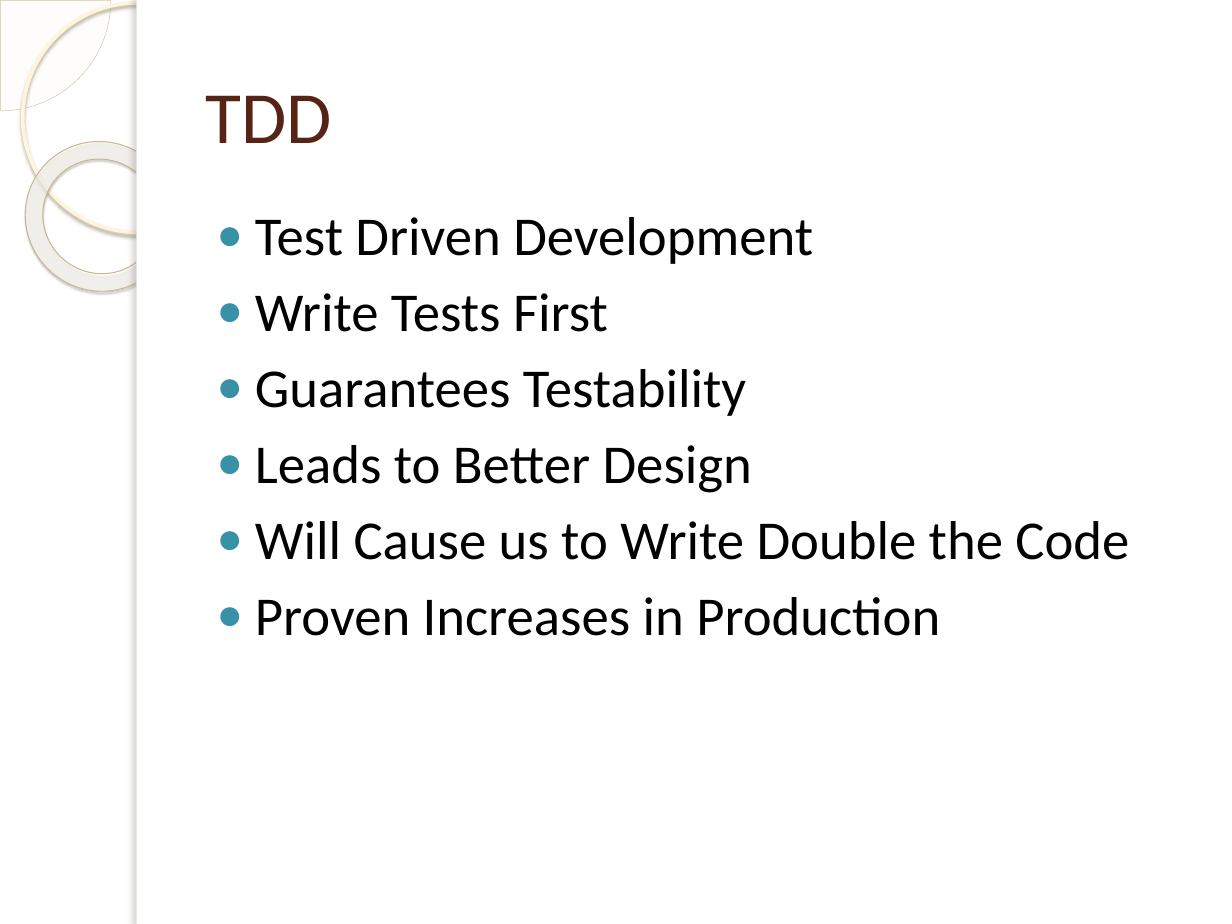
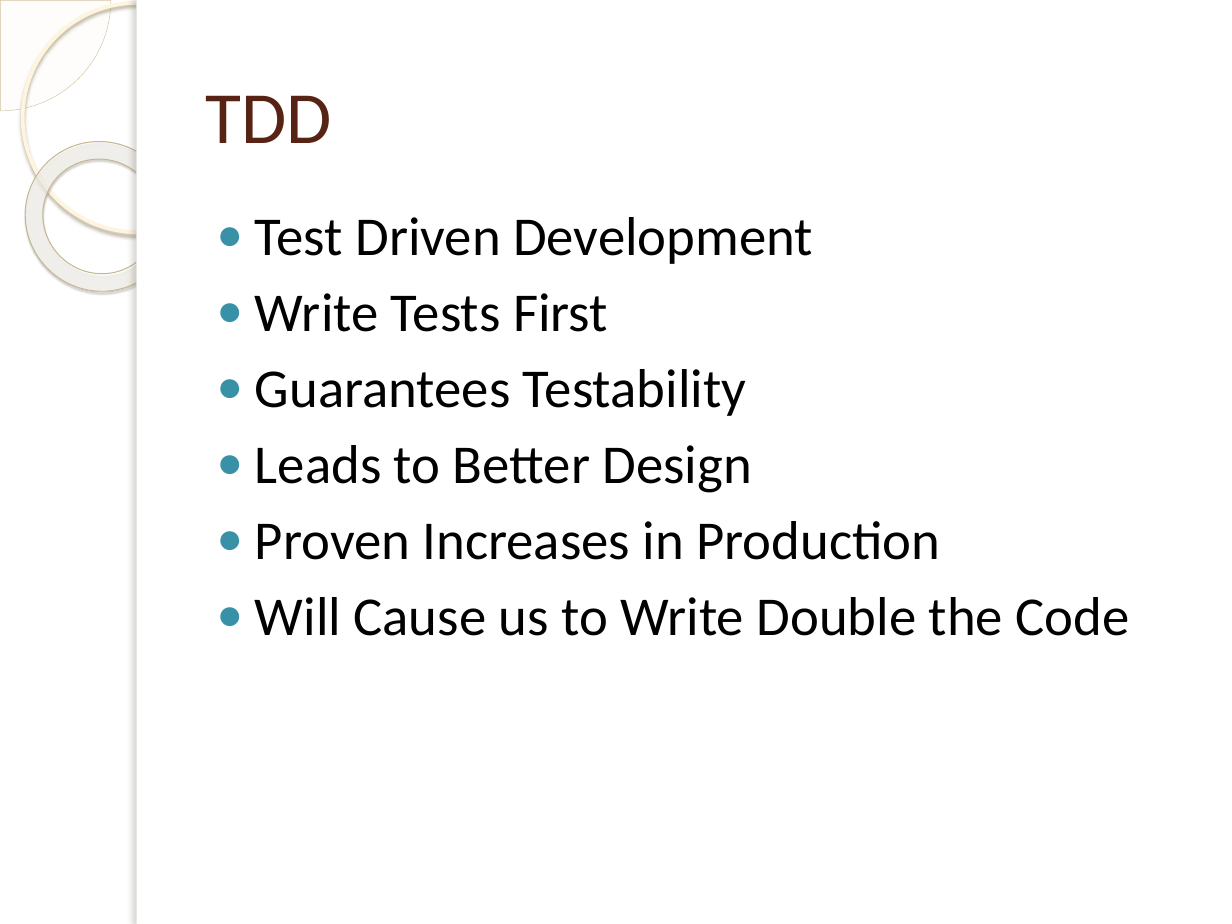
Before and after one commit to linus123/TDDWithMvc, a slide deck: slide 3 of TDDWithMVC.pptx. Drawn at 1232x924 pixels with LibreOffice and Linux fonts; fonts in the diff are those of the drawing; background and template pictures are left out. Boxes give left, top, right and bottom in pixels: in the first picture for what was removed or moved away, otherwise in the second. Text is boxed around its words. In the diff, an @@ line names an element or a change of style, - is before the commit and + after.

Commit message:
Added slides.

```diff
--- a/TDDWithMVC.pptx
+++ b/TDDWithMVC.pptx
@@ text at <box>255,521,940,560</box>: paragraph added @@
+● Proven Increases in Production
@@ text at <box>255,597,940,636</box>: paragraph removed @@
-● Proven Increases in Production
```
Also in this commit, not shown: 1 other slide changed, 8 slides added, 1 other file.
